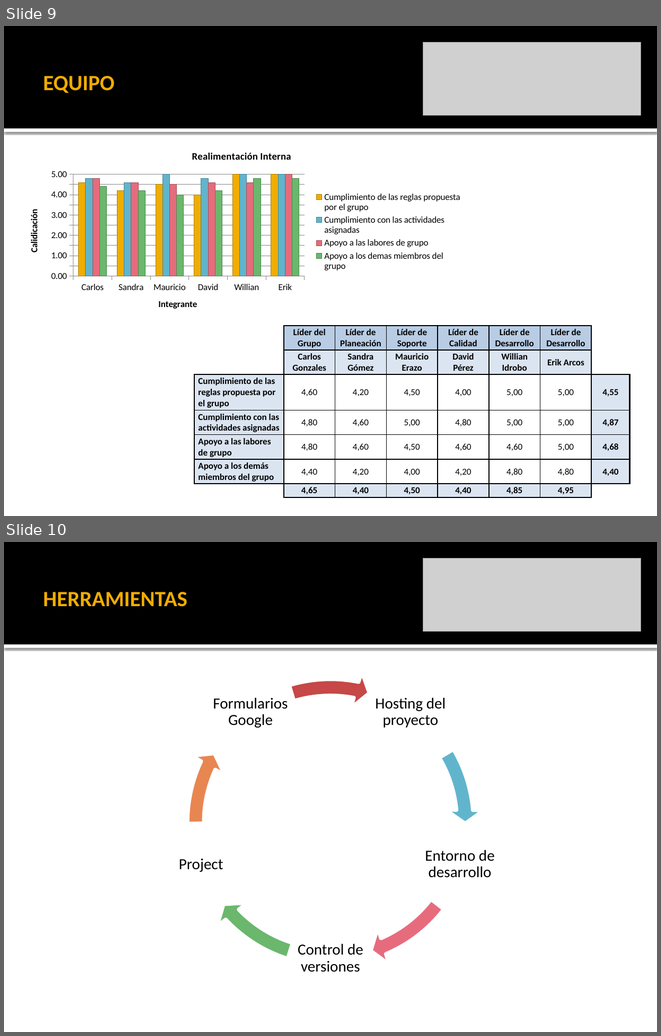
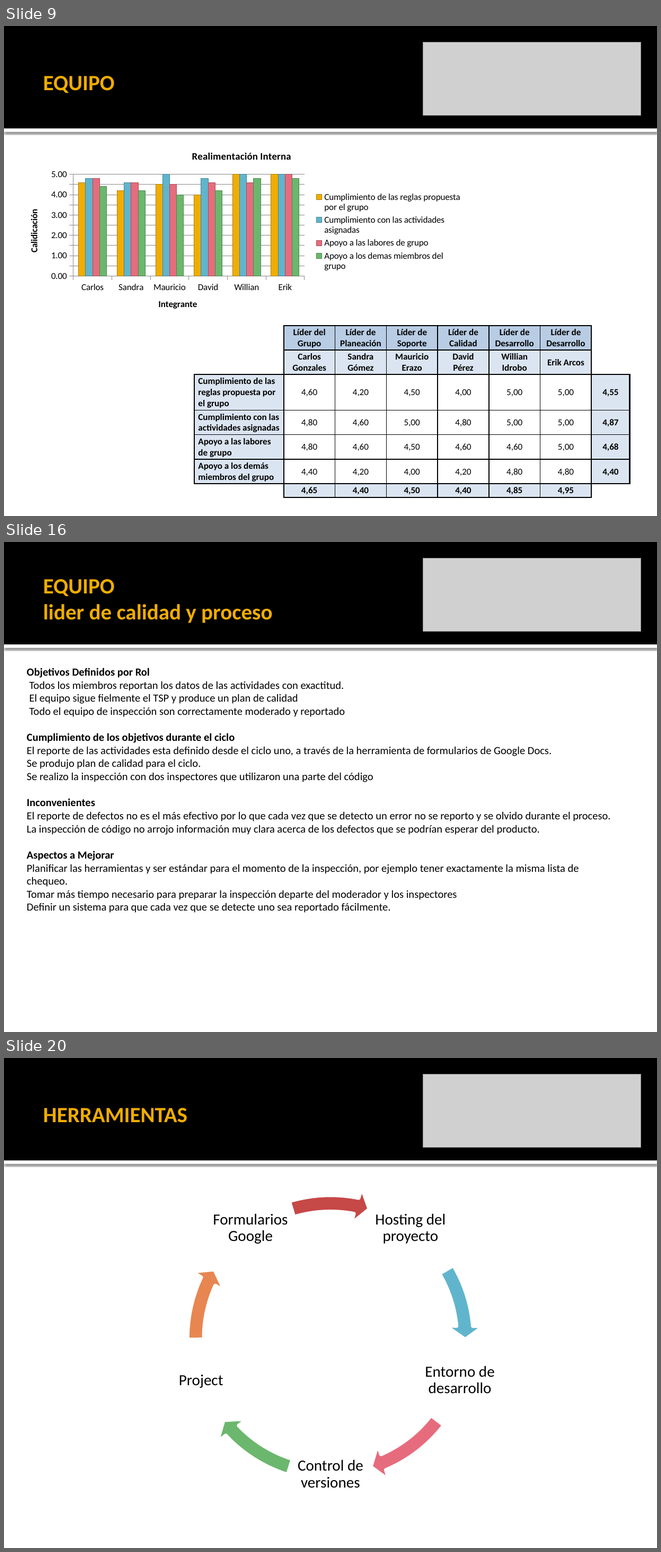
Before and after one commit to leseroth/ingenium-managment, a slide deck: CSOF5101 Ingeniera de Software/TSP/0323PostMortemTSPCiclo2.pptx. Shown one above the other, each under a label of ours: slides 9 and 10 before the commit, slides 9, 16 and 20 after it; the slides between them are not shown. The pictures are 661x1036 and 661x1552 pixels, drawn with LibreOffice and Linux fonts; fonts in the diff are those of the drawing; grey boxes stand for pictures. Boxes give left, top, right and bottom in pixels: in the first picture for what was removed or moved away, otherwise in the second. Text is boxed around its words. In the diff, an @@ line names an element or a change of style, - is before the commit and + after.

```diff
--- a/CSOF5101 Ingeniera de Software/TSP/0323PostMortemTSPCiclo2.pptx
+++ b/CSOF5101 Ingeniera de Software/TSP/0323PostMortemTSPCiclo2.pptx
@@ slide 16 added at (4, 542, 657, 1032), background #FFFFFF; not listed: 2 template elements that a slide beside it also shows @@
@@ picture added at (423, 558, 641, 632) @@
@@ title added at (43, 579, 272, 623), 24 pt, text #F0AD00, bold @@
+EQUIPO
+lider de calidad y proceso
@@ text added at (27, 668, 610, 912), 12 pt, text #000000 @@
+Objetivos Definidos por Rol
+Todos los miembros reportan los datos de las actividades con exactitud.
+El equipo sigue fielmente el TSP y produce un plan de calidad
+Todo el equipo de inspección son correctamente moderado y reportado
+Cumplimiento de los objetivos durante el ciclo
+El reporte de las actividades esta definido desde el ciclo uno, a través de la herramienta de formularios de Google Docs.
+Se produjo plan de calidad para el ciclo.
+Se realizo la inspección con dos inspectores que utilizaron una parte del código
+Inconvenientes
+El reporte de defectos no es el más efectivo por lo que cada vez que se detecto un error no se reporto y se olvido durante el proceso.
+La inspección de código no arrojo información muy clara acerca de los defectos que se podrían esperar del producto.
+Aspectos a Mejorar
+Planificar las herramientas y ser estándar para el momento de la inspección, por ejemplo tener exactamente la misma lista de chequeo.
+Tomar más tiempo necesario para preparar la inspección departe del moderador y los inspectores
+Definir un sistema para que cada vez que se detecte uno sea reportado fácilmente.
@@ what was slide 10 is now slide 20 @@
```
Also in this commit, not shown: 2 slides changed, 9 other slides added.
